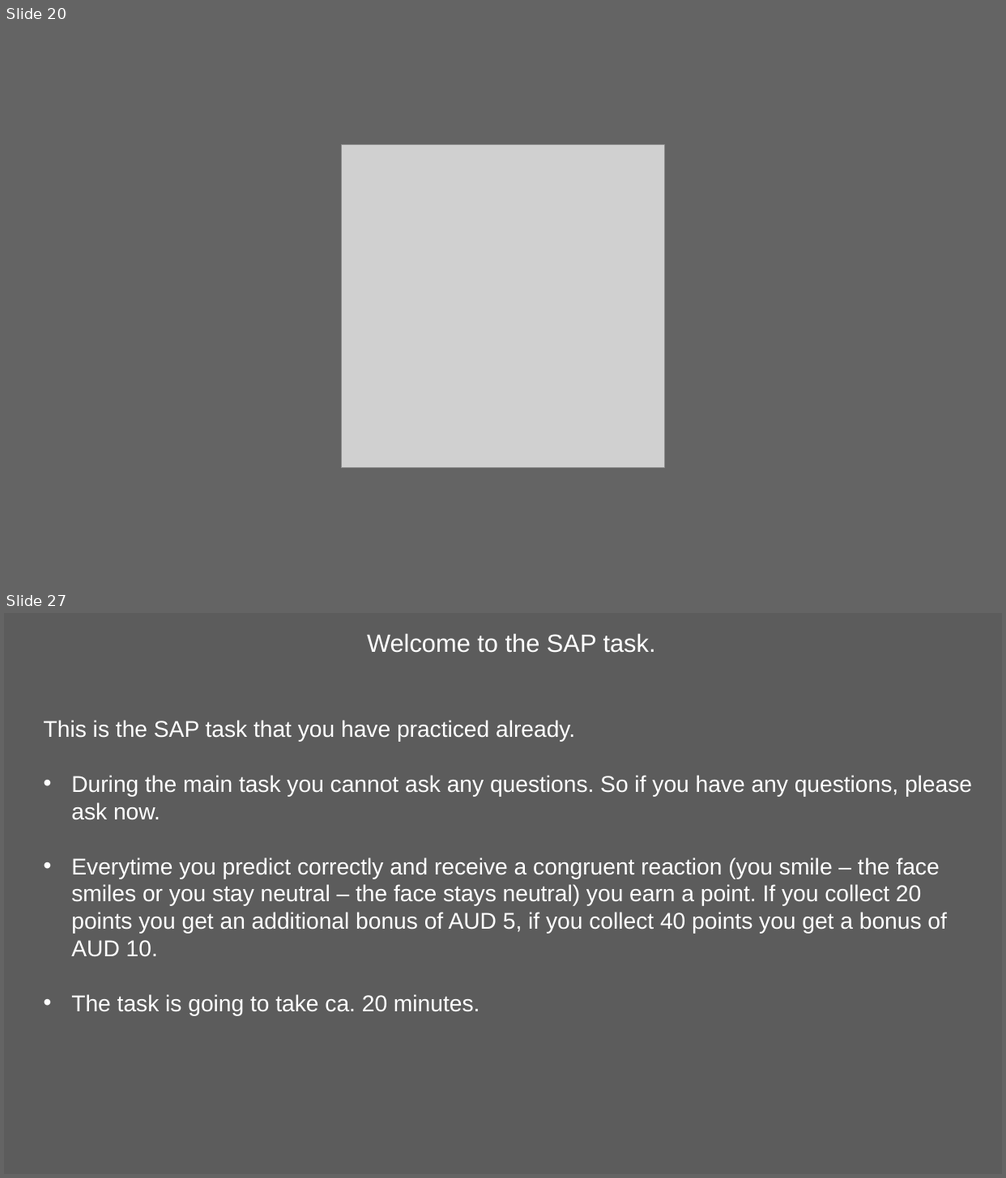
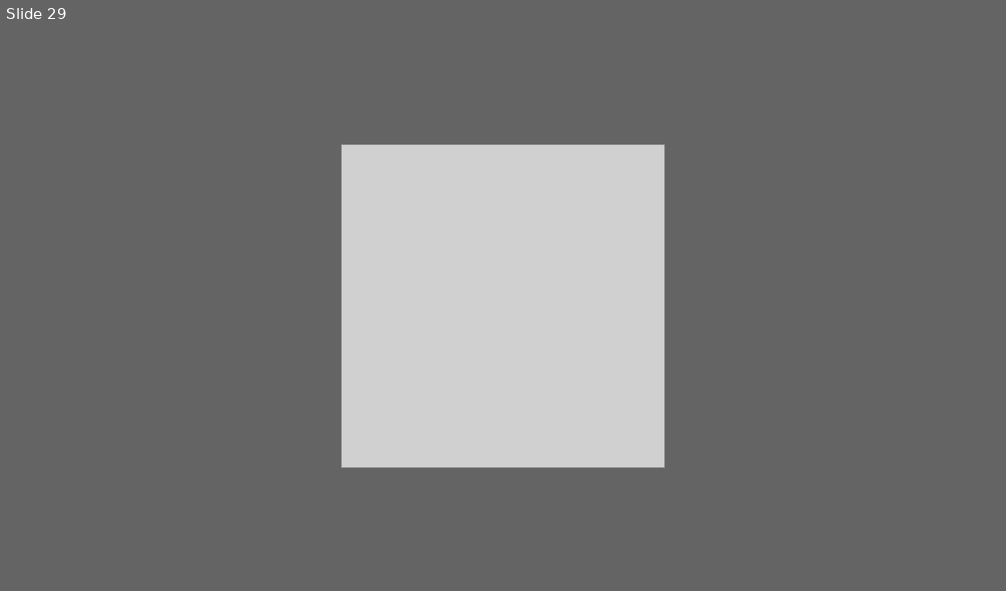
Before and after one commit to kwellstein/social_affective_prediction_task, a slide deck: control_task/stimuli/originals_SAPC_Task.pptx. Shown one above the other, each under a label of ours: slides 20 and 27 before the commit, slide 29 after it; the slides between them are not shown. The pictures are 1006x1178 and 1006x591 pixels, drawn with LibreOffice and Linux fonts; fonts in the diff are those of the drawing; grey boxes stand for pictures. Boxes give left, top, right and bottom in pixels: in the first picture for what was removed or moved away, otherwise in the second. Text is boxed around its words. In the diff, an @@ line names an element or a change of style, - is before the commit and + after.

```diff
--- a/control_task/stimuli/originals_SAPC_Task.pptx
+++ b/control_task/stimuli/originals_SAPC_Task.pptx
@@ slide 27 removed at <box>4,613,1002,1174</box>, background #5C5C5C @@
@@ text removed at <box>44,633,972,1016</box> @@
-Welcome to the SAP task.
-This is the SAP task that you have practiced already.
-• During the main task you cannot ask any questions. So if you have any questions, please ask now.
-• Everytime you predict correctly and receive a congruent reaction (you smile – the face smiles or you stay neutral – the face stays neutral) you earn a point. If you collect 20 points you get an additional bonus of AUD 5, if you collect 40 points you get a bonus of AUD 10.
-• The task is going to take ca. 20 minutes.
@@ what was slide 20 is now slide 29 @@
```
Also in this commit, not shown: 3 slides changed, 8 slides added, 24 other slides removed, 50 other files.
